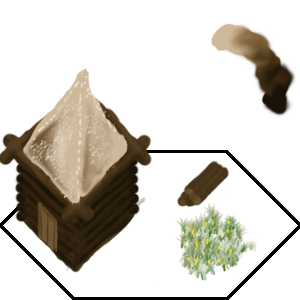
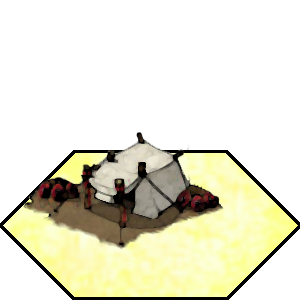
Comparing the layer stacks of the two 300px x 300px images. Changes:
renamed "Outline" to "Layer 1 copy", showed it, painted on it over [20, 31, 279, 275]
removed layer "Canvas Roof" over [20, 23, 297, 208]
removed layer "Crossbeams" over [0, 93, 153, 223]
removed layer "Door" over [37, 201, 58, 253]
removed layer "Wood pile" over [177, 159, 230, 209]
removed layer "Crop" over [174, 202, 263, 281]
removed layer "Guts" over [13, 154, 159, 283]
added layer "Layer 2" above "Layer 0" over [0, 150, 298, 297]
hid "Layer 0" over [0, 150, 298, 297]
